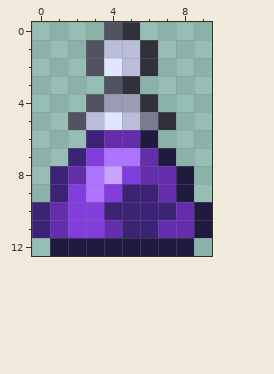
A pixel-art sprite gets an edit: Items/Consumables/MeleePowerPotion.png. Above: the version before the commit.
The file is 20x26 pixels, drawn in blocks of 2x2; one block is one cell here. Colours within 5 levels of each other are drawn and written as one.
After the commit:
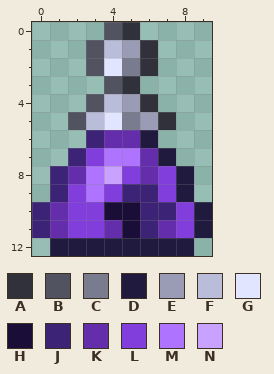
Palette (. is transparent): A #31313b  B #525361  C #797b8e  D #201a3f  E #999cb4  F #babdda  G #e2e5ff  H #1a0d37  J #3d2376  K #632dac  L #813edc  M #af74ff  N #c9a1ff
Edits made:
{"y":1,"x":5,"old":"F","new":"E"}
{"y":2,"x":5,"old":"F","new":"C"}
{"y":4,"x":4,"old":"E","new":"F"}
{"y":5,"x":5,"old":"FC","new":"CE"}
{"y":8,"x":7,"old":"K","new":"L"}
{"y":9,"x":7,"old":"K","new":"L"}
{"y":10,"x":4,"old":"JJ","new":"HH"}
{"y":10,"x":8,"old":"K","new":"L"}
{"y":11,"x":5,"old":"J","new":"H"}
{"y":11,"x":8,"old":"K","new":"L"}
{"label":"changed","picture_box":[104,40,194,238]}
